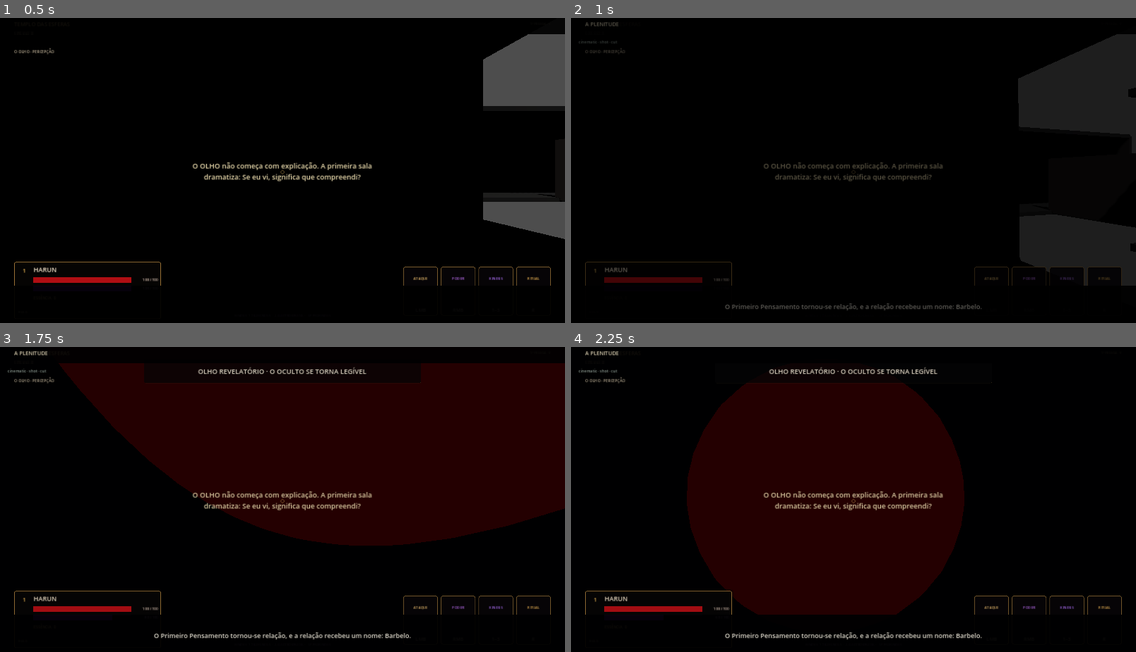
Above: before the commit, frames 1-4 (two rows, left to right).
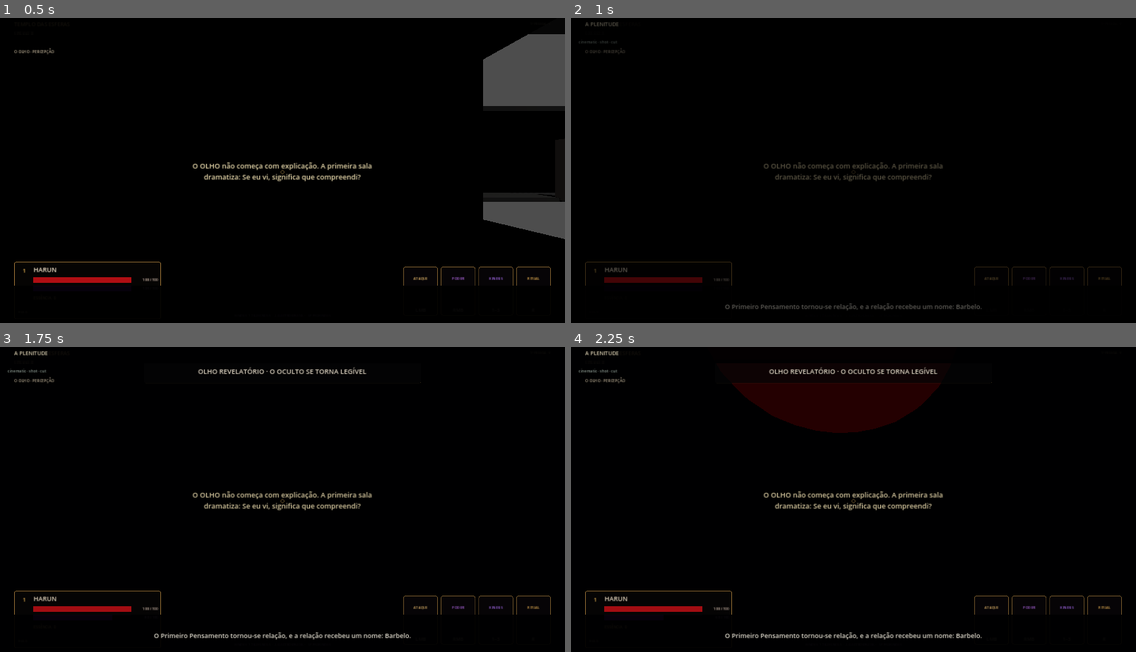
Above: after the commit, the same moments.

Repository: neuralSynapse/societaselectorum
Game: Godot game, scene res://scenes/boot/Main.tscn
Two runs of this game, one before a commit and one after it. Both use one fixed random seed, a clock stepped at 60 frames per second and the inputs below.
Inputs (mouse positions are in pixels of both pictures, inside the frame that each line leads up to):
- Up to frame 1 (0.5 s): no input
- Up to frame 2 (1 s): tap Enter (ui_accept) at 0.5 s; move the mouse to (881, 170) at 0.52 s; hold W (move_forward) from 0.53 s (still down); hold Q (dodge) from 0.53 s (still down); tap Space (jump) at 0.77 s; tap R (instrument) at 0.8 s
- Up to frame 3 (1.75 s): keep holding W (move_forward); move the mouse to (254, 502) at 1.27 s; release Q (dodge) at 1.28 s; tap R (instrument) at 1.35 s; tap Space (jump) at 1.52 s; right-click (254, 502) at 1.55 s
- Up to frame 4 (2.25 s): keep holding W (move_forward); move the mouse to (864, 496) at 2.02 s; hold Right mouse button (power) from 2.03 s (still down)

Frame 1 is identical in both runs. In frame 2, 8.7% of the frame differs, in the area x 79-100%, y 5-88%; in frame 3, 38%, in the area x 10-100%, y 5-66%; in frame 4, 28%.
Error in both runs: Invalid call. Nonexistent 'String' constructor. (res://scripts/ui/HUDController.gd:120)

Commit message:
feat: add Harun dodge invulnerability and perfect timing

Diff:
--- a/game/chronica-harun/scripts/player/PlayerController.gd
+++ b/game/chronica-harun/scripts/player/PlayerController.gd
@@ -13,6 +13,8 @@
 signal essence_changed(value: int)
 signal camera_mode_requested
 signal kinesis_slot_requested(slot: int)
+signal dodge_started(perfect_window: float)
+signal dodge_completed(perfect: bool)
 
 @export var walk_speed := 4.8
 @export var sprint_speed := 7.2
@@ -23,6 +25,12 @@
 @export var max_focus := 100.0
 @export var max_stamina := 100.0
 @export var fall_recovery_y := -8.0
+@export var dodge_speed := 12.2
+@export var dodge_duration := 0.24
+@export var dodge_invulnerability := 0.18
+@export var perfect_dodge_window := 0.09
+@export var dodge_stamina_cost := 26.0
+@export var dodge_recovery := 0.72
 
 @onready var head: Node3D = $Head
 @onready var camera: Camera3D = $Head/Camera3D
@@ -36,7 +44,13 @@
 var essence := 0
 var shield := 0.0
 var primary_cooldown := 0.0
+var power_cooldown := 0.0
 var dodge_cooldown := 0.0
+var dodge_time_remaining := 0.0
+var dodge_invulnerability_remaining := 0.0
+var dodge_elapsed := 0.0
+var dodge_direction := Vector3.ZERO
+var dodge_contact_resolved := false
 var safe_position := Vector3.ZERO
 
 func _ready() -> void:
@@ -63,6 +77,8 @@
         primary_attack_requested.emit()
     elif event.is_action_pressed("power"):
         power_requested.emit()
+    elif event.is_action_pressed("dodge"):
+        _start_dodge()
     elif event.is_action_pressed("instrument"):
         instrument_requested.emit()
     elif event.is_action_pressed("consume"):
@@ -80,7 +96,22 @@
 
 func _physics_process(delta: float) -> void:
     primary_cooldown = maxf(0.0, primary_cooldown - delta)
+    power_cooldown = maxf(0.0, power_cooldown - delta)
     dodge_cooldown = maxf(0.0, dodge_cooldown - delta)
+    dodge_invulnerability_remaining = maxf(0.0, dodge_invulnerability_remaining - delta)
+    if dodge_time_remaining > 0.0:
+        dodge_time_remaining = maxf(0.0, dodge_time_remaining - delta)
+        dodge_elapsed += delta
+        velocity.x = dodge_direction.x * dodge_speed
+        velocity.z = dodge_direction.z * dodge_speed
+        if not is_on_floor():
+            velocity.y -= gravity * delta
+        move_and_slide()
+        _update_safe_position()
+        if dodge_time_remaining <= 0.0:
+            dodge_completed.emit(dodge_contact_resolved)
+        return
+
     stamina = minf(max_stamina, stamina + 22.0 * delta)
     var input_vec := Input.get_vector("move_left", "move_right", "move_forward", "move_back")
     var forward := -global_transform.basis.z
@@ -98,6 +129,31 @@
     elif Input.is_action_just_pressed("jump"):
         velocity.y = jump_velocity
     move_and_slide()
+    _update_safe_position()
+
+func _start_dodge() -> bool:
+    if dodge_cooldown > 0.0 or dodge_time_remaining > 0.0 or stamina < dodge_stamina_cost:
+        return false
+    var input_vec := Input.get_vector("move_left", "move_right", "move_forward", "move_back")
+    var forward := -global_transform.basis.z
+    var right := global_transform.basis.x
+    forward.y = 0.0
+    right.y = 0.0
+    var requested := (right * input_vec.x + forward * -input_vec.y).normalized()
+    dodge_direction = requested if requested.length_squared() > 0.01 else forward.normalized()
+    stamina -= dodge_stamina_cost
+    dodge_time_remaining = dodge_duration
+    dodge_invulnerability_remaining = dodge_invulnerability
+    dodge_elapsed = 0.0
+    dodge_contact_resolved = false
+    dodge_cooldown = dodge_recovery
+    _apply_dodge_mutation(PowerMutationRuntime.on_dodge(false, {"stamina": stamina}))
+    dodge_started.emit(perfect_dodge_window)
+    VFXDirector.emit_feedback(&"player_dodge", global_position + Vector3.UP * 0.85, dodge_direction)
+    AudioDirector.play_3d(&"player_dodge", global_position)
+    return true
+
+func _update_safe_position() -> void:
     if is_on_floor() and global_position.y > fall_recovery_y:
         safe_position = global_position
     if global_position.y < fall_recovery_y:
@@ -132,7 +188,19 @@
     essence_changed.emit(essence)
     return essence
 
+func get_power_cooldown() -> float:
+    return power_cooldown
+
 func apply_damage(amount: float, source_id: StringName = &"") -> bool:
+    if dodge_invulnerability_remaining > 0.0:
+        if not dodge_contact_resolved:
+            var perfect := dodge_elapsed <= perfect_dodge_window
+            dodge_contact_resolved = perfect
+            if perfect:
+                _apply_dodge_mutation(PowerMutationRuntime.on_dodge(true, {"source_id": source_id, "stamina": stamina}))
+                VFXDirector.emit_feedback(&"perfect_dodge", global_position + Vector3.UP * 0.9, dodge_direction)
+                AudioDirector.play_3d(&"perfect_dodge", global_position)
+        return false
     var build := BuildResolver.resolve(GameState.run_build)
     var adjusted := amount * float(build.get("damage_taken_mult", 1.0))
     if shield > 0.0:
@@ -146,6 +214,14 @@
 func heal(amount: float) -> float:
     return health.heal(amount)
 
+func _apply_dodge_mutation(result: Dictionary) -> void:
+    stamina = minf(max_stamina, stamina + float(result.get("stamina", 0.0)))
+    var charges := int(result.get("charges", 0))
+    if charges > 0:
+        RogueliteContentService.recharge_instrument(charges)
+    if bool(result.get("projectile_invulnerability", false)):
+        dodge_invulnerability_remaining = maxf(dodge_invulnerability_remaining, dodge_duration)
+
 func _on_health_damaged(_current: float, _maximum: float, amount: float, source_id: StringName) -> void:
     GameState.run_stats["damage_taken"] = float(GameState.run_stats.get("damage_taken", 0.0)) + amount
     var mutation_result := PowerMutationRuntime.on_player_damaged(amount, {"focus": focus})
